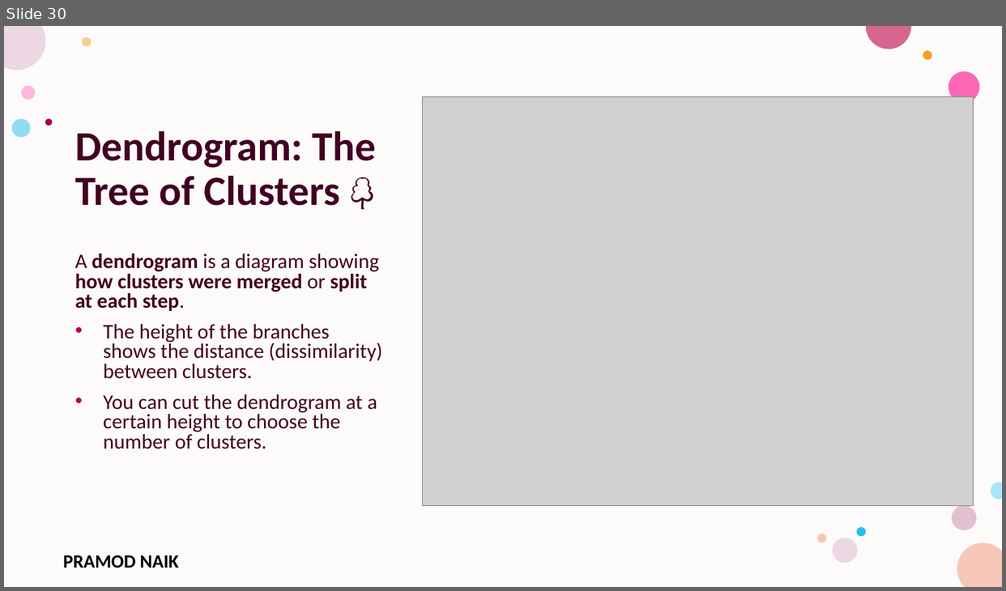
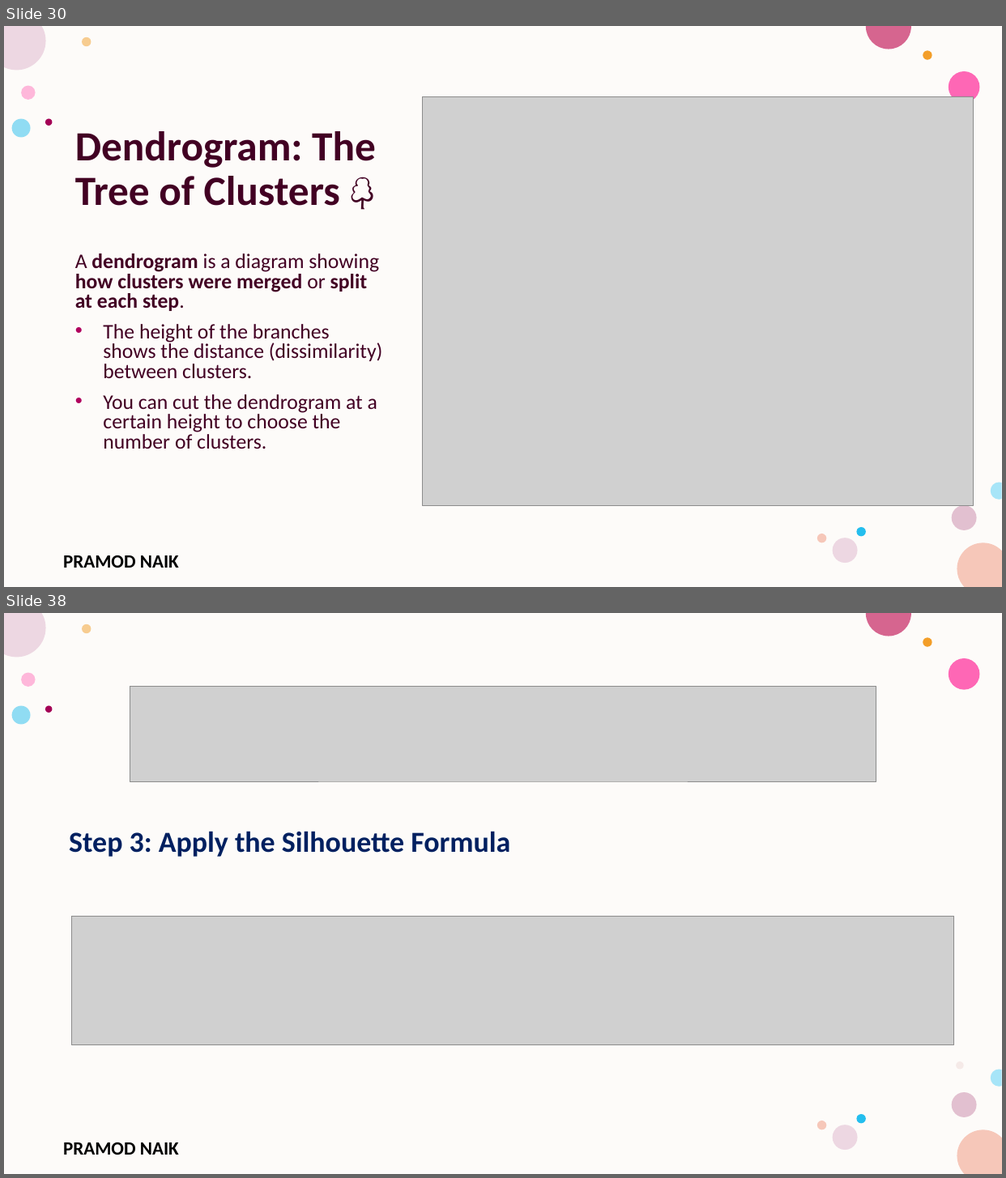
Before and after one commit to PRAMODNAIK-DEV/MCA-2nd-Sem-ML-Data-Analytics-Shridevi-College, a slide deck: Theory Class-Notes/Unit-3 Unsupervised Learning.pptx. Shown one above the other, each under a label of ours: slide 30 before the commit, slides 30 and 38 after it; the slides between them are not shown. The pictures are 1006x591 and 1006x1178 pixels, drawn with LibreOffice and Linux fonts; fonts in the diff are those of the drawing; grey boxes stand for pictures; background and template pictures are left out. Boxes give left, top, right and bottom in pixels: in the first picture for what was removed or moved away, otherwise in the second. Text is boxed around its words. In the diff, an @@ line names an element or a change of style, - is before the commit and + after.

```diff
--- a/Theory Class-Notes/Unit-3 Unsupervised Learning.pptx
+++ b/Theory Class-Notes/Unit-3 Unsupervised Learning.pptx
@@ slide 38 added at (4, 613, 1002, 1174), background #FFFFFF; not listed: 16 template elements that a slide beside it also shows @@
@@ picture added at (130, 687, 877, 782) @@
@@ text added at (69, 831, 510, 857), 28 pt, text #002060, bold @@
+Step 3: Apply the Silhouette Formula
@@ picture added at (71, 916, 954, 1045) @@
@@ ellipse added at (957, 1063, 964, 1070), fill #E3BEBE at 28% opacity @@
```
Also in this commit, not shown: 1 slide changed, 31 other slides added, 3 other files.
